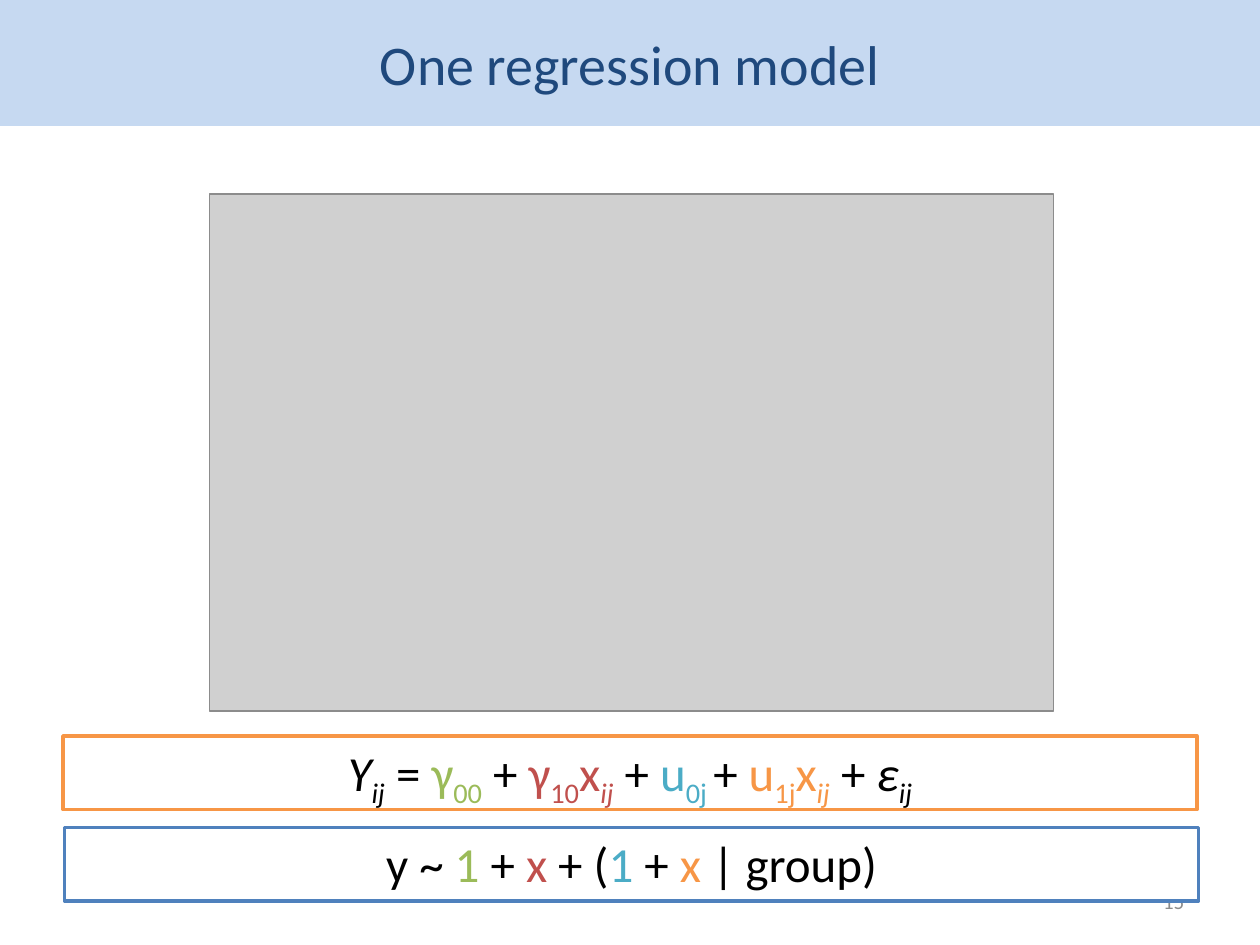
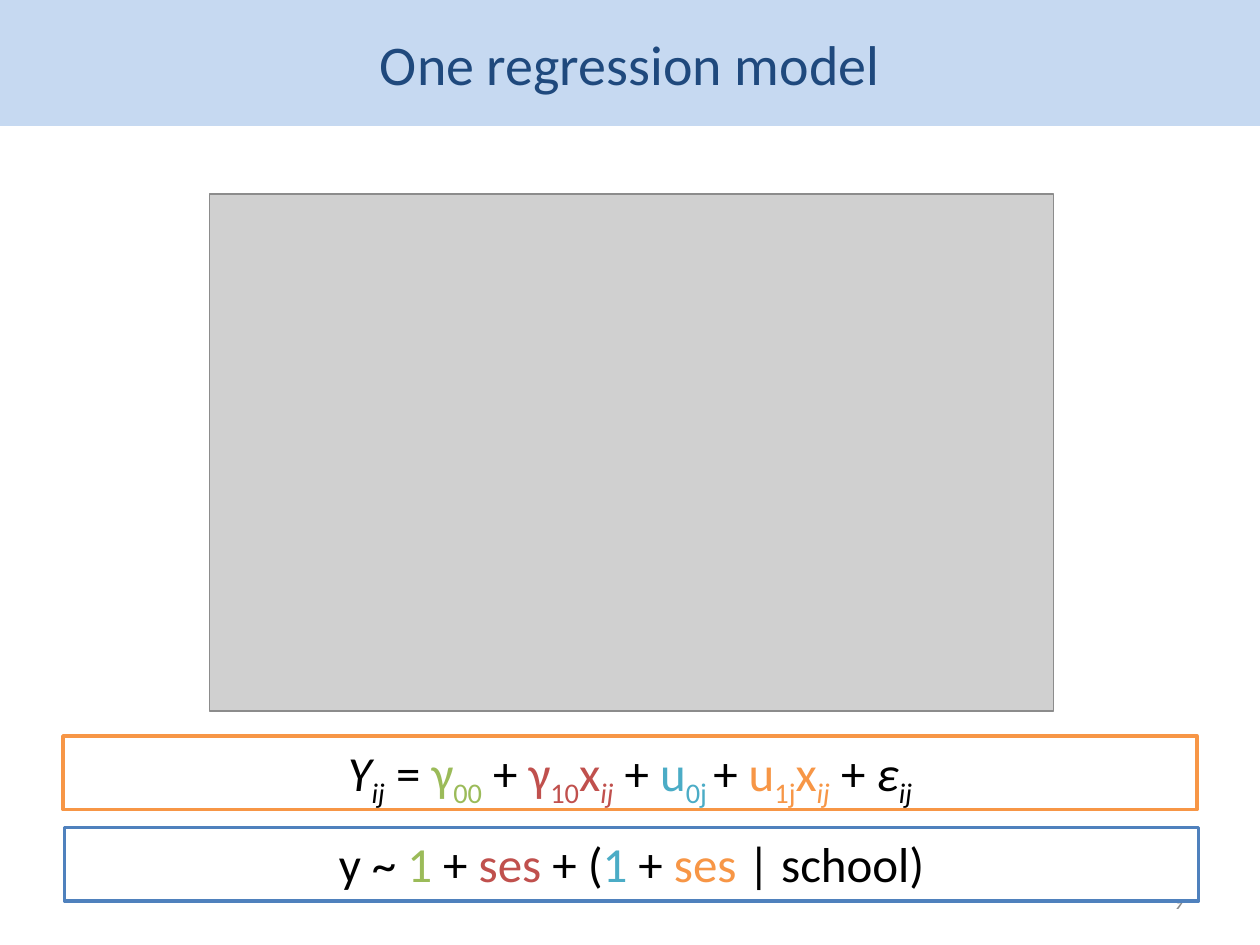
Before and after one commit to fsingletonthorn/ADDARedevelopment, a slide deck: slide 9 of Tutorial_9/Prelecture 9 - MLM script and slides - extra video on LME syntax.pptx (slide 15 before the commit). Drawn at 1260x945 pixels with LibreOffice and Linux fonts; fonts in the diff are those of the drawing; grey boxes stand for pictures. Boxes give left, top, right and bottom in pixels: in the first picture for what was removed or moved away, otherwise in the second. Text is boxed around its words. In the diff, an @@ line names an element or a change of style, - is before the commit and + after.

```diff
--- a/Tutorial_9/Prelecture 9 - MLM script and slides - extra video on LME syntax.pptx
+++ b/Tutorial_9/Prelecture 9 - MLM script and slides - extra video on LME syntax.pptx
@@ text in rectangle at box(339, 846, 924, 890): text changed @@
-y ~ 1 + x + (1 + x | group)
+y ~ 1 + ses + (1 + ses | school)
@@ page number at box(1174, 899, 1185, 909): text changed @@
-15
+9
```
Also in this commit, not shown: 1 other slide changed, 6 slides removed, 11 other files.
